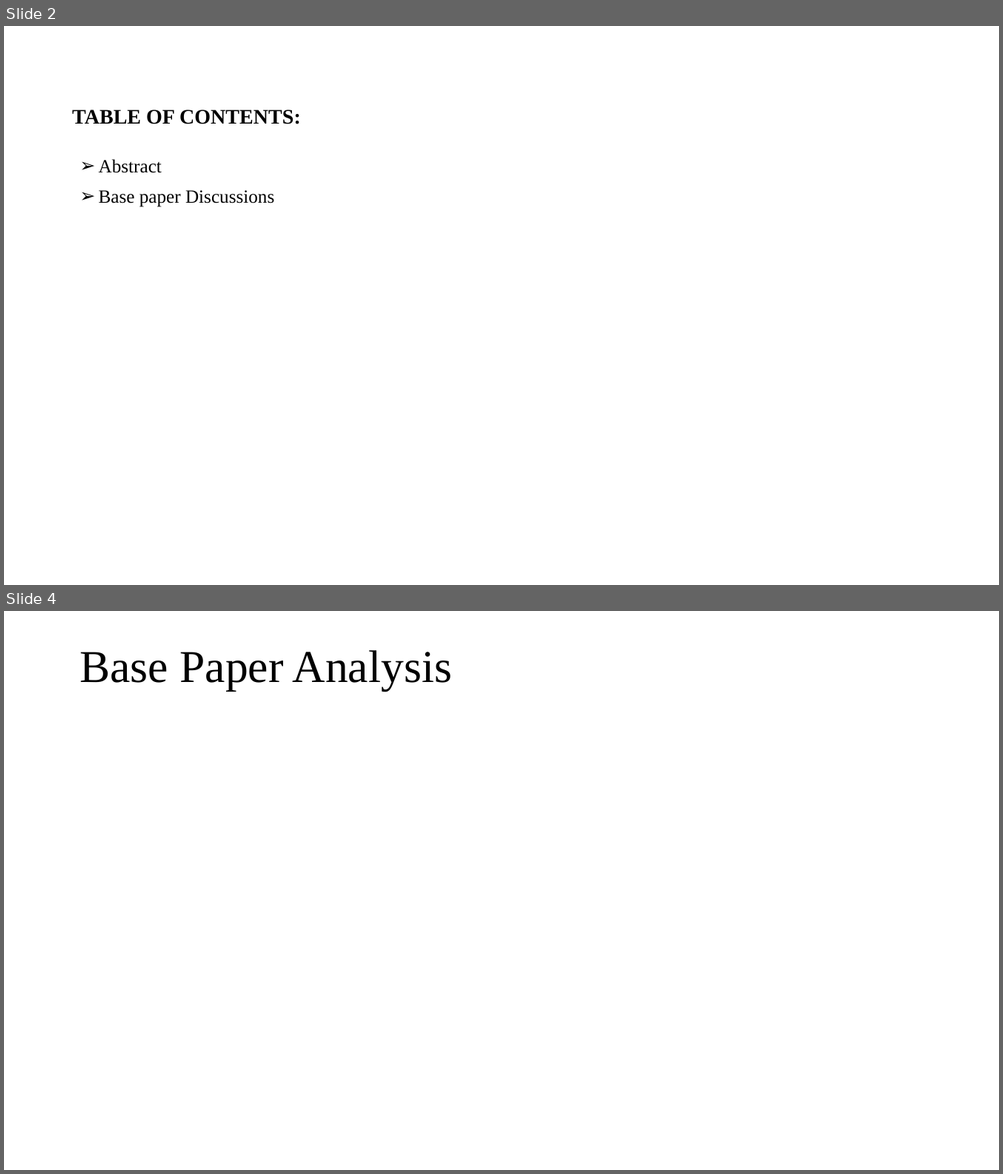
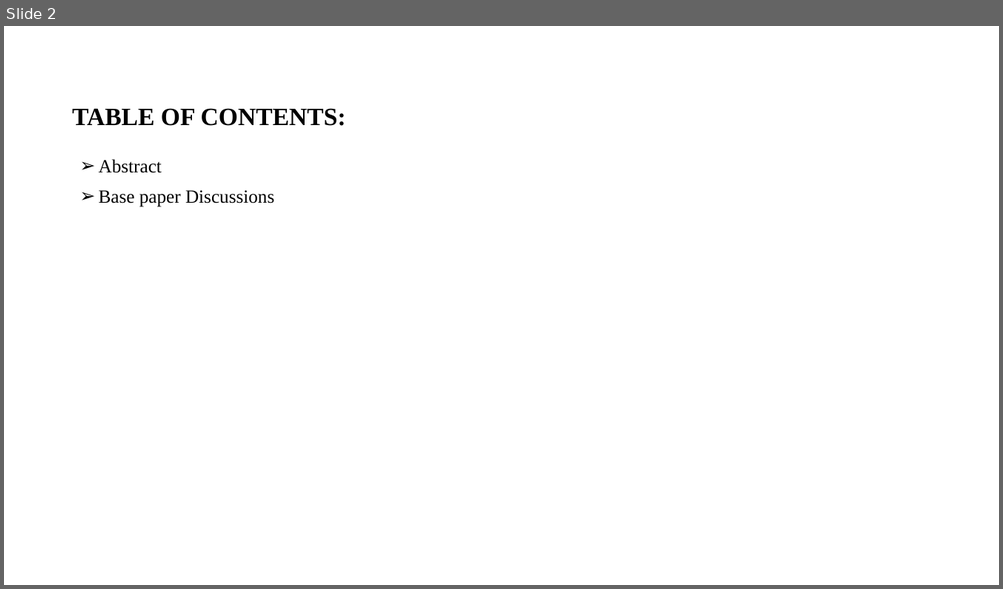
Before and after one commit to mskchaithanyaraj/C14-project-details, a slide deck: PPT/C14 - PPT.pptx. Shown one above the other, each under a label of ours: slides 2 and 4 before the commit, slide 2 after it; the slides between them are not shown. The pictures are 1003x1174 and 1003x589 pixels, drawn with LibreOffice and Linux fonts; fonts in the diff are those of the drawing. Boxes give left, top, right and bottom in pixels: in the first picture for what was removed or moved away, otherwise in the second. Text is boxed around its words. In the diff, an @@ line names an element or a change of style, - is before the commit and + after.

```diff
--- a/PPT/C14 - PPT.pptx
+++ b/PPT/C14 - PPT.pptx
@@ slide 4 removed at [4, 611, 999, 1170], background #FFFFFF @@
@@ title removed at [79, 650, 452, 690] @@
-Base Paper Analysis
@@ slide 2 changed as well @@
@@ title "TABLE OF CONTENTS:" at [72, 108, 346, 126]: size 20 to 24 pt @@
```
Also in this commit, not shown: 3 other slides changed, 4 slides added, 2 other slides removed, 1 other file.
